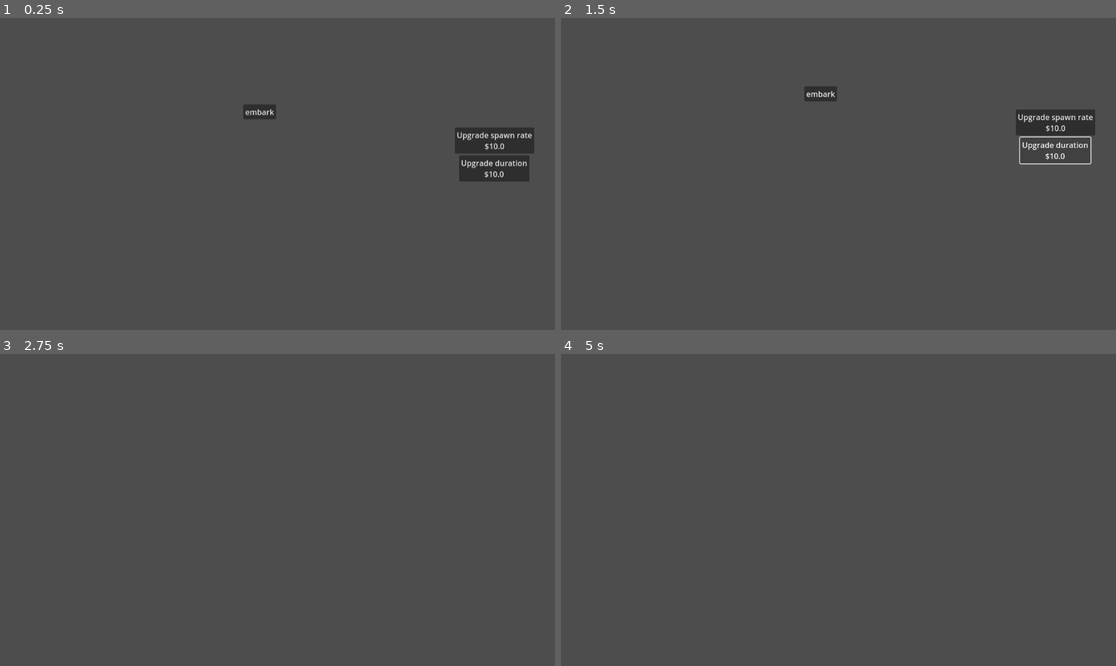
Above: before the commit, frames 1-4 (two rows, left to right).
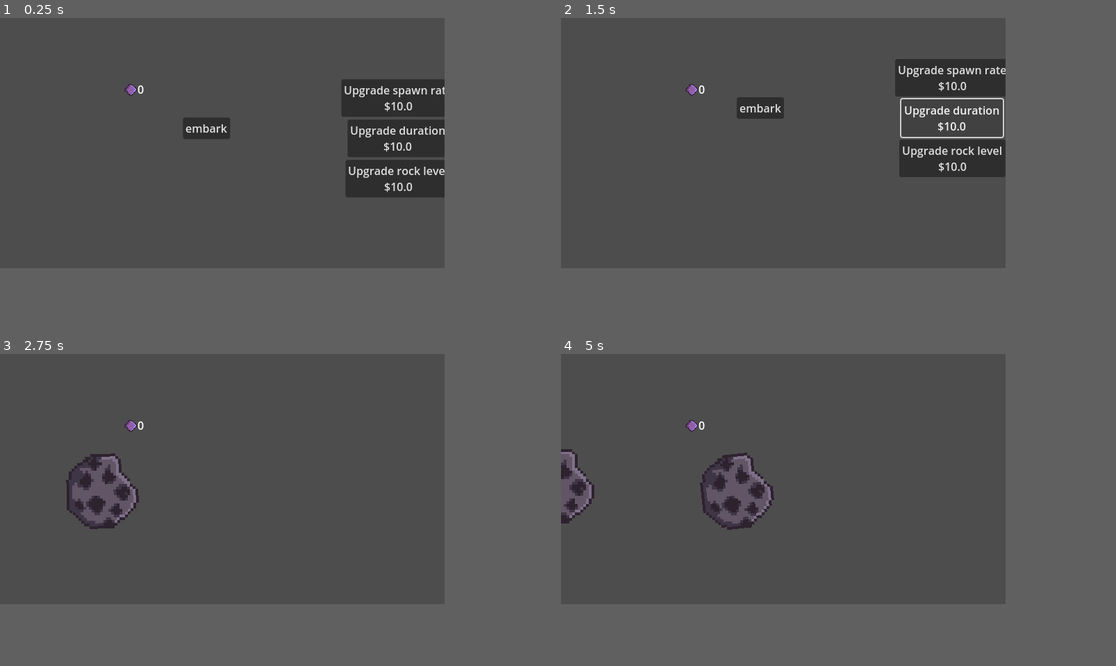
Above: after the commit, the same moments.

Repository: progress-games/rock-et.github.io
Game: Godot game, scene res://scenes/game.tscn
Same seed, same stepped clock (60 frames per second), same inputs: the game is played once before the commit and once after it. The engine's default icon, where the game draws it, is replaced by a stand-in: a white triangle on a blue panel in a dark square.
Inputs (mouse positions are in pixels of both pictures, inside the frame that each line leads up to):
- Up to frame 1 (0.25 s): no input
- Up to frame 2 (1.5 s): click "Upgrade spawn rate $10.0" at 0.5 s; click "Upgrade duration $10.0" at 1.25 s
- Up to frame 3 (2.75 s): click "embark" at 2 s
- Up to frame 4 (5 s): move the mouse to (960, 494) at 2.77 s; click (960, 494) at 2.92 s; move the mouse to (727, 525) at 3.52 s; click (727, 525) at 3.67 s; move the mouse to (894, 441) at 4.27 s; click (894, 441) at 4.42 s
In our replay, the window is 799x449 before the commit and 640x360 after it. These sizes can differ from the game's own. Grey fills any space a smaller window leaves; there, only what the larger window draws over its background counts as a difference.

The runs differ from the first frame. In frame 1, 9.2% of the frame differs, in the area x 22-97%, y 19-58%; in frame 2, 7.3%; in frame 3, 1.0%; in frame 4, 1.4%.

Commit message:
updated art and collision

Diff:
--- a/project.godot
+++ b/project.godot
@@ -18,8 +18,17 @@
 [autoload]
 
 GameManager="*res://scripts/game_manager.gd"
+Math="*res://scripts/math.gd"
+
+[display]
+
+window/size/viewport_width=640
+window/size/viewport_height=360
+window/stretch/mode="viewport"
+window/stretch/scale_mode="integer"
 
 [rendering]
 
+textures/canvas_textures/default_texture_filter=0
 renderer/rendering_method="gl_compatibility"
 renderer/rendering_method.mobile="gl_compatibility"
--- /dev/null
+++ b/scenes/asteroids.tscn
@@ -0,0 +1,39 @@
+[gd_scene load_steps=5 format=3 uid="uid://cj7xyprbya7n3"]
+
+[ext_resource type="Script" uid="uid://cj74u7bhe7ol" path="res://scripts/asteroid_manager.gd" id="1_hms1a"]
+[ext_resource type="Script" uid="uid://bxkewda1kpgx4" path="res://scripts/boundary.gd" id="2_46dfx"]
+[ext_resource type="PackedScene" uid="uid://0e55abf8rhp0" path="res://scenes/wall.tscn" id="3_72i4m"]
+
+[sub_resource type="RectangleShape2D" id="RectangleShape2D_hms1a"]
+size = Vector2(1148.5, 648)
+
+[node name="Asteroids" type="Node"]
+script = ExtResource("1_hms1a")
+
+[node name="Rocks" type="Node" parent="."]
+
+[node name="Minerals" type="Node" parent="."]
+
+[node name="Boundary" type="Area2D" parent="."]
+script = ExtResource("2_46dfx")
+
+[node name="CollisionShape2D" type="CollisionShape2D" parent="Boundary"]
+position = Vector2(575.75, 322)
+shape = SubResource("RectangleShape2D_hms1a")
+debug_color = Color(0.827451, 0.6, 0.701961, 0.211765)
+
+[node name="Walls" type="Node" parent="."]
+
+[node name="Top" parent="Walls" instance=ExtResource("3_72i4m")]
+
+[node name="Right" parent="Walls" instance=ExtResource("3_72i4m")]
+direction = 1
+
+[node name="Bottom" parent="Walls" instance=ExtResource("3_72i4m")]
+direction = 2
+
+[node name="Left" parent="Walls" instance=ExtResource("3_72i4m")]
+direction = 3
+
+[connection signal="body_entered" from="Boundary" to="Boundary" method="_on_body_entered"]
+[connection signal="body_exited" from="Boundary" to="Boundary" method="_on_body_exited"]
--- a/scenes/game.tscn
+++ b/scenes/game.tscn
@@ -1,33 +1,44 @@
-[gd_scene load_steps=3 format=3 uid="uid://caflix1epxvyf"]
+[gd_scene load_steps=5 format=3 uid="uid://caflix1epxvyf"]
 
 [ext_resource type="Script" uid="uid://hao3h4hbdhxn" path="res://scripts/main_camera.gd" id="1_uwrxv"]
 [ext_resource type="Script" uid="uid://u1ehm4erfg56" path="res://scripts/game.gd" id="1_yqjtg"]
+[ext_resource type="Script" uid="uid://cjrukwnpwkqj1" path="res://scripts/score.gd" id="4_iywne"]
+[ext_resource type="Texture2D" uid="uid://c7isn6lhgg3bu" path="res://assets/mineral 2.png" id="4_lbhrr"]
 
 [node name="Game" type="Node2D"]
 script = ExtResource("1_yqjtg")
 
 [node name="MainCamera" type="Camera2D" parent="."]
-position = Vector2(577, 324)
+position = Vector2(160, 91)
 script = ExtResource("1_uwrxv")
+
+[node name="Score" type="Label" parent="MainCamera"]
+offset_left = -122.0
+offset_top = -89.0
+offset_right = -72.0
+offset_bottom = -60.0
+text = "0"
+script = ExtResource("4_iywne")
+
+[node name="Sprite2D" type="Sprite2D" parent="MainCamera"]
+position = Vector2(-132, -76)
+scale = Vector2(0.88086, 0.783203)
+texture = ExtResource("4_lbhrr")
 
 [node name="UI" type="Node" parent="."]
 
 [node name="Upgrades" type="HFlowContainer" parent="UI"]
-offset_left = 945.0
-offset_top = 768.0
-offset_right = 1102.0
-offset_bottom = 1131.0
+offset_left = 481.0
+offset_top = 420.0
+offset_right = 638.0
+offset_bottom = 665.0
 alignment = 1
 
 [node name="Embark" type="Button" parent="UI"]
-offset_left = 506.0
-offset_top = 720.0
-offset_right = 574.0
-offset_bottom = 751.0
+offset_left = 253.0
+offset_top = 475.0
+offset_right = 321.0
+offset_bottom = 506.0
 text = "embark"
 
-[node name="Rocks" type="Node" parent="."]
-
-[node name="Minerals" type="Node" parent="."]
-
 [connection signal="pressed" from="UI/Embark" to="." method="_on_embark_pressed"]
--- a/scenes/mineral.tscn
+++ b/scenes/mineral.tscn
@@ -1,15 +1,27 @@
-[gd_scene load_steps=3 format=3 uid="uid://b2slpdh803g43"]
+[gd_scene load_steps=5 format=3 uid="uid://b2slpdh803g43"]
 
-[ext_resource type="Texture2D" uid="uid://bc5ai6hneqlo7" path="res://icon.svg" id="1_pqh6f"]
+[ext_resource type="Script" uid="uid://bgcl1y7q37jta" path="res://scripts/mineral.gd" id="1_11fvn"]
+[ext_resource type="Texture2D" uid="uid://c7isn6lhgg3bu" path="res://assets/mineral 2.png" id="2_11fvn"]
+
+[sub_resource type="PhysicsMaterial" id="PhysicsMaterial_11fvn"]
+bounce = 1.0
 
 [sub_resource type="RectangleShape2D" id="RectangleShape2D_11fvn"]
-size = Vector2(128, 129)
+size = Vector2(32, 35)
 
-[node name="Mineral" type="Area2D"]
+[node name="Mineral" type="RigidBody2D"]
+input_pickable = true
+physics_material_override = SubResource("PhysicsMaterial_11fvn")
+gravity_scale = 0.0
+linear_damp = 5.0
+angular_damp = 3.0
+script = ExtResource("1_11fvn")
 
 [node name="Sprite2D" type="Sprite2D" parent="."]
-texture = ExtResource("1_pqh6f")
+position = Vector2(-0.5, 2)
+texture = ExtResource("2_11fvn")
 
 [node name="CollisionShape2D" type="CollisionShape2D" parent="."]
-position = Vector2(-1, 2.5)
 shape = SubResource("RectangleShape2D_11fvn")
+
+[connection signal="mouse_entered" from="." to="." method="_on_mouse_entered"]
--- /dev/null
+++ b/scenes/mission.tscn
@@ -0,0 +1,6 @@
+[gd_scene load_steps=2 format=3 uid="uid://csewpef8l5f7c"]
+
+[ext_resource type="Script" uid="uid://h4y0nulj1vnt" path="res://scripts/mission.gd" id="1_v3nvf"]
+
+[node name="Mission" type="Node"]
+script = ExtResource("1_v3nvf")
--- a/scenes/rock.tscn
+++ b/scenes/rock.tscn
@@ -1,15 +1,36 @@
-[gd_scene load_steps=3 format=3 uid="uid://5l87mcbt0j6o"]
+[gd_scene load_steps=6 format=3 uid="uid://5l87mcbt0j6o"]
 
-[ext_resource type="Texture2D" uid="uid://bc5ai6hneqlo7" path="res://icon.svg" id="1_1di36"]
+[ext_resource type="Script" uid="uid://brxrcup8r60v" path="res://scripts/rock.gd" id="1_mek2u"]
+[ext_resource type="Texture2D" uid="uid://dlstxxboitl7i" path="res://assets/asteroid.png" id="2_mek2u"]
 
-[sub_resource type="RectangleShape2D" id="RectangleShape2D_mek2u"]
-size = Vector2(130, 128)
+[sub_resource type="PhysicsMaterial" id="PhysicsMaterial_mek2u"]
+bounce = 1.0
 
-[node name="Rock" type="Area2D"]
+[sub_resource type="CircleShape2D" id="CircleShape2D_mek2u"]
+radius = 44.0114
+
+[sub_resource type="RectangleShape2D" id="RectangleShape2D_ik6fu"]
+size = Vector2(101, 103)
+
+[node name="Rock" type="RigidBody2D"]
+collision_mask = 0
+input_pickable = true
+physics_material_override = SubResource("PhysicsMaterial_mek2u")
+gravity_scale = 0.0
+linear_damp_mode = 1
+angular_damp_mode = 1
+script = ExtResource("1_mek2u")
 
 [node name="Sprite2D" type="Sprite2D" parent="."]
-texture = ExtResource("1_1di36")
+scale = Vector2(3.62, 3.62)
+texture = ExtResource("2_mek2u")
+
+[node name="BorderCollision" type="CollisionShape2D" parent="."]
+position = Vector2(-6, -4)
+shape = SubResource("CircleShape2D_mek2u")
 
 [node name="CollisionShape2D" type="CollisionShape2D" parent="."]
-position = Vector2(1, -1)
-shape = SubResource("RectangleShape2D_mek2u")
+position = Vector2(-2.5, -5.5)
+shape = SubResource("RectangleShape2D_ik6fu")
+
+[connection signal="input_event" from="." to="." method="_on_input_event"]
--- /dev/null
+++ b/scenes/wall.tscn
@@ -0,0 +1,13 @@
+[gd_scene load_steps=3 format=3 uid="uid://0e55abf8rhp0"]
+
+[ext_resource type="Script" uid="uid://brqeqlje6e2fq" path="res://scripts/wall.gd" id="1_2ktk7"]
+
+[sub_resource type="RectangleShape2D" id="RectangleShape2D_tdtm6"]
+size = Vector2(12, 10)
+
+[node name="Wall" type="StaticBody2D"]
+collision_layer = 2
+script = ExtResource("1_2ktk7")
+
+[node name="CollisionShape2D" type="CollisionShape2D" parent="."]
+shape = SubResource("RectangleShape2D_tdtm6")
--- a/scripts/asteroid_manager.gd
+++ b/scripts/asteroid_manager.gd
@@ -6,25 +6,21 @@
 	"rock": preload("res://scenes/rock.tscn"),
 	"mineral": preload("res://scenes/mineral.tscn")
 }
-var parents: Dictionary[String, PackedScene]
+@onready var parents: Dictionary[String, Node] = {
+	"rock": $Rocks,
+	"mineral": $Minerals
+}
 var timers: Dictionary[String, Timer] = {
 	"spawn": Timer.new(),
 	"duration": Timer.new()
 }
-
-# factory
-static func new_manager(rock_parent: Node, mineral_parent: Node) -> AsteroidManager:
-	var manager = preload("res://scripts/asteroid_manager.gd")
-	var new_manager = manager.instantiate() as AsteroidManager
-	new_manager.parents = {
-		"rock": rock_parent,
-		"mineral": mineral_parent
-	}
-	return new_manager
+@onready var boundary = $Boundary
 
 func _ready() -> void:
+	spawn_new_rock()
+
 	timers.get("spawn").wait_time = player.get_stat("spawn_rate").value
-	# timers.get("spawn").timeout.connect(null)
+	timers.get("spawn").timeout.connect(spawn_new_rock)
 
 	timers.get("duration").wait_time = player.get_stat("duration").value
 	timers.get("duration").timeout.connect(mission_ended)
@@ -36,3 +32,65 @@
 func mission_ended() -> void:
 	GameManager.state_changed.emit(GameManager.State.UPGRADES)
 	queue_free()
+
+func random_edge(indent: int = 50) -> Dictionary:
+	var edge = randi_range(1, 4)
+	var result = {
+		"position": Vector2(0, 0),
+		"velocity": Vector2(0, 0)
+	}
+	var shape = boundary.get_node("CollisionShape2D").shape
+
+	match edge:
+		1:
+			result.position = Vector2(0,
+				randf_range(indent, shape.size.y) - indent)
+			result.velocity = Vector2(1, randf() - 0.5)
+		2:
+			result.position = Vector2(shape.size.x,
+				randf_range(indent, shape.size.y) - indent)
+			result.velocity = Vector2(-1, randf() - 0.5)
+		3:
+			result.position = Vector2(randf_range(indent, shape.size.x - indent),
+			0)
+			result.velocity = Vector2(randf() - 0.5, 1)
+		_:
+			result.position = Vector2(randf_range(indent, shape.size.x - indent),
+				shape.size.y)
+			result.velocity = Vector2(randf() - 0.5, -1)
+
+	return result
+
+func spawn_new_rock() -> void:
+	var edge = random_edge(50)
+	var dist = player.get_stat("rock_level").value
+	var level = CustomMath.from_dist(randf(), dist.m, dist.s)
+
+	spawn_rock(edge.position, edge.velocity * 1000, level)
+
+func spawn_rock(position: Vector2, velocity: Vector2, level: int) -> void:
+	var new_rock = scenes.get("rock").instantiate()
+
+	new_rock.set_level(level)
+	new_rock.position = position
+	new_rock.velocity = velocity
+	new_rock.manager = self
+
+	parents.get("rock").add_child(new_rock)
+
+func break_rock(rock: Rock) -> void:
+	for i in rock.minerals:
+		spawn_mineral(rock.position, CustomMath.random_vector(500))
+
+	for i in rock.pieces:
+		var dist = player.get_stat("rock_level").value
+		var level = CustomMath.from_dist(randf(), dist.m, dist.s)
+
+		spawn_rock(rock.position, CustomMath.random_vector(2000), level)
+
+func spawn_mineral(position: Vector2, velocity: Vector2) -> void:
+	var new_mineral = scenes.get('mineral').instantiate()
+	new_mineral.position = position
+	new_mineral.linear_velocity = velocity
+	new_mineral.angular_velocity = randf_range(-30, 30)
+	parents.get("mineral").add_child(new_mineral)
--- /dev/null
+++ b/scripts/boundary.gd
@@ -0,0 +1,49 @@
+extends Area2D
+
+@onready var collision_shape = $CollisionShape2D
+var tracked_bodies: Array[RigidBody2D] = []
+
+func _physics_process(delta: float) -> void:
+	for body in tracked_bodies:
+		if body.has_meta("locked_in"):
+			continue
+		if body_fully_inside(body):
+			body.set_meta("locked_in", true)
+			body.collision_mask = 2
+
+func _ready() -> void:
+	update_shape_to_viewport()
+	get_viewport().connect("size_changed", Callable(self, "update_shape_to_viewport"))
+
+func update_shape_to_viewport() -> void:
+	var size = get_viewport_rect().size
+	var shape = RectangleShape2D.new()
+	shape.extents = size / 2.5
+	collision_shape.shape = shape
+	collision_shape.position = size / 2.0
+
+func body_fully_inside(body: RigidBody2D) -> bool:
+	var body_shape = body.collision_shape.shape
+	var area_shape = collision_shape.shape
+
+	var body_transform = body.get_global_transform()
+	var area_transform = collision_shape.get_global_transform()
+
+	var body_rect = Rect2(
+		body_transform.origin - body_shape.extents,
+		body_shape.extents * 2
+	)
+
+	var area_rect = Rect2(
+		area_transform.origin - area_shape.extents,
+		area_shape.extents * 2
+	)
+
+	return area_rect.encloses(body_rect)
+
+func _on_body_entered(body: Node2D) -> void:
+	if body is RigidBody2D and not tracked_bodies.has(body):
+		tracked_bodies.append(body)
+
+func _on_body_exited(body: Node2D) -> void:
+	tracked_bodies.erase(body)
--- a/scripts/game.gd
+++ b/scripts/game.gd
@@ -2,7 +2,8 @@
 
 @onready var upgrade_container: HFlowContainer = $UI/Upgrades
 var scenes := {
-	"upgrade_button": preload("res://scenes/upgrade_button.tscn")
+	"upgrade_button": preload("res://scenes/upgrade_button.tscn"),
+	"mission": preload("res://scenes/mission.tscn")
 }
 
 func _ready() -> void:
@@ -18,8 +19,7 @@
 func _state_changed(new_state: GameManager.State) -> void:
 	match new_state:
 		GameManager.State.MISSION:
-			var new_manager = AsteroidManager.new()
-			add_child(new_manager)
+			add_child(scenes.get("mission").instantiate())
 
 func _on_embark_pressed() -> void:
 	GameManager.state_changed.emit(GameManager.State.MISSION)
--- a/scripts/game_manager.gd
+++ b/scripts/game_manager.gd
@@ -4,7 +4,9 @@
 
 var player: Player
 var state: State
+
 signal state_changed(state: State)
+signal add_point(amount: int)
 
 enum State {
 	UPGRADES,
@@ -14,4 +16,7 @@
 func _ready() -> void:
 	player = Player.new()
 	state_changed.connect(func(_state): state = _state)
-	emit_signal("state_changed", DEFAULT_STATE)
+	call_deferred("_emit_initial_state")
+
+func _emit_initial_state() -> void:
+	state_changed.emit(DEFAULT_STATE)
--- a/scripts/main_camera.gd
+++ b/scripts/main_camera.gd
@@ -4,8 +4,8 @@
 
 const SPEED := 10
 const LOCATIONS = {
-	GameManager.State.UPGRADES: Vector2(577, 902),
-	GameManager.State.MISSION: Vector2(577, 325)
+	GameManager.State.UPGRADES: Vector2(320, 541),
+	GameManager.State.MISSION: Vector2(320, 183)
 }
 
 func _ready() -> void:
--- /dev/null
+++ b/scripts/math.gd
@@ -0,0 +1,23 @@
+extends Node
+class_name CustomMath
+
+static func from_dist(percent: float, mean: float, std_dev: float) -> int:
+	# Clamp percent to avoid edge cases
+	percent = clamp(percent, 0.00001, 0.99999)
+
+	# Approximate inverse CDF using the inverse error function
+	# Reference: https://stackoverflow.com/a/23292986
+	var a = 0.147  # Constant in approximation
+	var ln = log(1.0 - percent * percent)
+	var term1 = 2.0 / (PI * a) + ln / 2.0
+	var sqrt_term = sqrt(term1 * term1 - ln / a)
+	var erfinv = sign(percent - 0.5) * sqrt(sqrt_term - term1)
+
+	# Convert to normal distribution value
+	var z = sqrt(2) * erfinv
+	var value = mean + std_dev * z
+
+	return round(value)
+
+static func random_vector(n: float = 1000) -> Vector2:
+	return Vector2(randf_range(-n, n), randf_range(-n, n))
--- /dev/null
+++ b/scripts/mineral.gd
@@ -0,0 +1,9 @@
+extends RigidBody2D
+
+@onready var collision_shape: CollisionShape2D = $CollisionShape2D
+const MIN_VELOCITY = 50
+
+func _on_mouse_entered() -> void:
+	if linear_velocity.length() < MIN_VELOCITY:
+		GameManager.add_point.emit(1)
+		queue_free()
--- /dev/null
+++ b/scripts/mission.gd
@@ -0,0 +1,8 @@
+extends Node
+
+var scenes = {
+	"asteroids": preload("res://scenes/asteroids.tscn")
+}
+
+func _ready() -> void:
+	add_child(scenes.get("asteroids").instantiate())
--- a/scripts/player.gd
+++ b/scripts/player.gd
@@ -2,9 +2,11 @@
 class_name Player
 
 var stats: Dictionary
+var points = 0
 
 func _init() -> void:
 	set_base_stats()
+	GameManager.add_point.connect(_add_point)
 
 func set_base_stats() -> void:
 	stats = {
@@ -23,7 +25,19 @@
 			"method": func(u):
 				u.value += 1
 				u.cost *= 1.2,
-			"value": 5})
+			"value": 20}),
+		"rock_level": Stat.new({
+			"name": "rock level",
+			"level": 0,
+			"cost": 10,
+			"method": func(u):
+				u.value.m += 0.8
+				u.value.s += 0.5
+				u.cost *= 1.3,
+			"value": {
+				"m": 1,
+				"s": 0.5,
+			}})
 	}
 
 func get_stat(name: String) -> Stat:
@@ -31,3 +45,6 @@
 
 func get_stats() -> Dictionary:
 	return stats
+
+func _add_point(amount: int) -> void:
+	points += amount
--- /dev/null
+++ b/scripts/rock.gd
@@ -0,0 +1,56 @@
+extends RigidBody2D
+class_name Rock
+
+@onready var sprite: Sprite2D = $Sprite2D
+@onready var collision_shape: CollisionShape2D = $CollisionShape2D
+
+const MIN_SPEED = 50
+const FRICTION = 0.9
+var velocity := Vector2(0, 0)
+var rotation_speed = randf_range(-3, 3)
+
+var scale_tween: Tween
+var base_scale: Vector2
+var manager: AsteroidManager
+
+var hits: float
+var pieces: int
+var minerals: int
+var level: int
+
+func _ready() -> void:
+	var level_scale = (1 + level / 10.0)
+	base_scale = sprite.scale * level_scale
+	sprite.scale = base_scale
+	collision_shape.scale *= level_scale
+	linear_velocity = velocity
+	angular_velocity = rotation_speed
+
+func _physics_process(delta: float) -> void:
+	if linear_velocity.length() > MIN_SPEED:
+		linear_velocity *= FRICTION
+
+func hit(strength: float) -> void:
+	sprite.scale = base_scale
+	scale_tween = create_tween()
+
+	scale_tween.tween_property(sprite, "scale", sprite.scale * 0.8, 0.1).set_trans(Tween.TRANS_QUAD).set_ease(Tween.EASE_OUT)
+	scale_tween.tween_property(sprite, "scale", sprite.scale, 0.15).set_trans(Tween.TRANS_BOUNCE).set_ease(Tween.EASE_OUT)
+
+	hits -= strength
+	if hits <= 0:
+		break_rock()
+
+func break_rock() -> void:
+	manager.break_rock(self)
+	queue_free()
+
+func set_level(new_level: int) -> void:
+	level = new_level
+	hits = level * 1.5
+	pieces = floor(level / 2.0)
+	minerals = floor(pow(level, 1.2))
+
+func _on_input_event(viewport: Node, event: InputEvent, shape_idx: int) -> void:
+	if event is InputEventMouseButton and event.is_pressed() and event.button_index == MOUSE_BUTTON_LEFT:
+		hit(0.5)
--- /dev/null
+++ b/scripts/score.gd
@@ -0,0 +1,8 @@
+extends Label
+
+func _ready() -> void:
+	GameManager.add_point.connect(_add_point)
+	_add_point()
+
+func _add_point(_amount: int = 0) -> void:
+	text = str(GameManager.player.points)
--- /dev/null
+++ b/scripts/wall.gd
@@ -0,0 +1,35 @@
+extends StaticBody2D
+
+enum Direction {
+	NORTH,
+	EAST,
+	SOUTH,
+	WEST
+}
+
+@export var direction: Direction
+@onready var collision_shape = $CollisionShape2D
+
+func _ready() -> void:
+	align_to_edge()
+	get_viewport().connect("size_changed", Callable(self, "align_to_edge"))
+
+func align_to_edge() -> void:
+	var size = get_viewport_rect().size
+	var shape = RectangleShape2D.new()
+
+	match direction:
+		Direction.NORTH:
+			shape.extents = Vector2(size.x / 2, 5)
+			collision_shape.position = Vector2(size.x / 2, -1)
+		Direction.EAST:
+			shape.extents = Vector2(5, size.y / 2)
+			collision_shape.position = Vector2(size.x + 1, size.y / 2)
+		Direction.SOUTH:
+			shape.extents = Vector2(size.x / 2, 5)
+			collision_shape.position = Vector2(size.x / 2, size.y + 1)
+		Direction.WEST:
+			shape.extents = Vector2(5, size.y / 2)
+			collision_shape.position = Vector2(-1, size.y / 2)
+
+	collision_shape.shape = shape
Binary file added: assets/ase/mineral.aseprite
Binary file added: assets/asteroid.aseprite
Binary file added: assets/asteroid.png
Not shown, added: assets/asteroid.png.import
Binary file added: assets/mineral 2.png
Not shown, added: assets/mineral 2.png.import
Not shown, added: scripts/boundary.gd.uid
Not shown, added: scripts/math.gd.uid
Not shown, added: scripts/mineral.gd.uid
Not shown, added: scripts/mission.gd.uid
Not shown, added: scripts/rock.gd.uid
Not shown, added: scripts/score.gd.uid
(and 1 more such lines)
